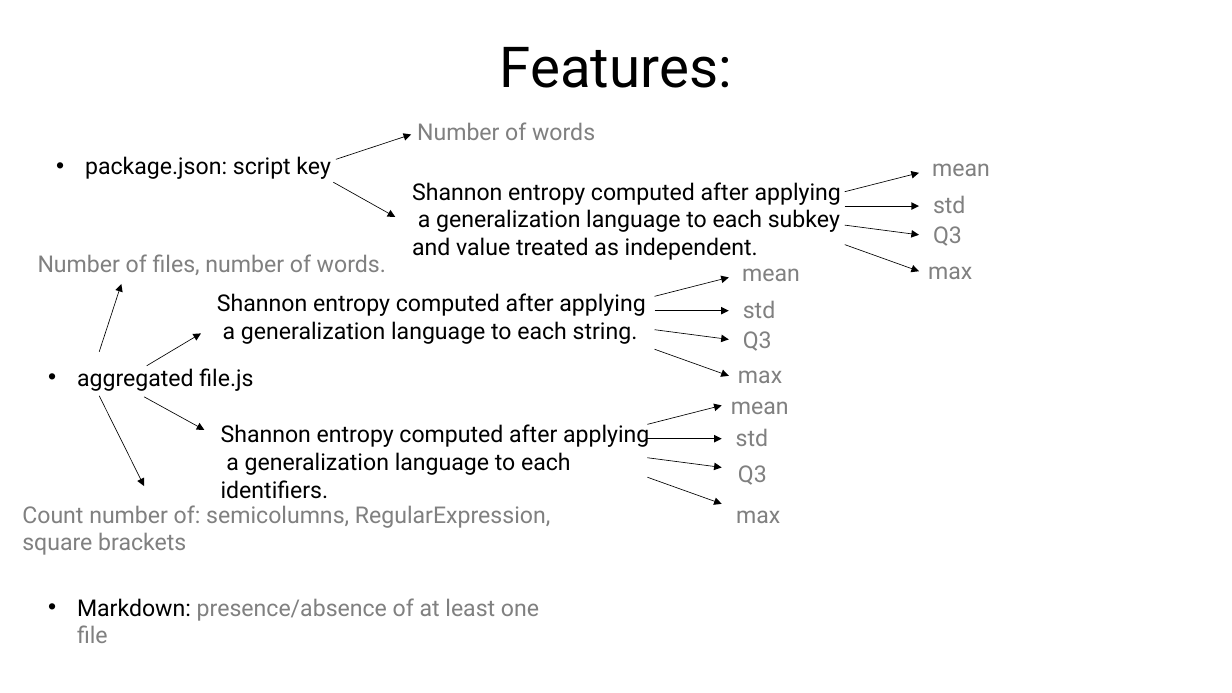
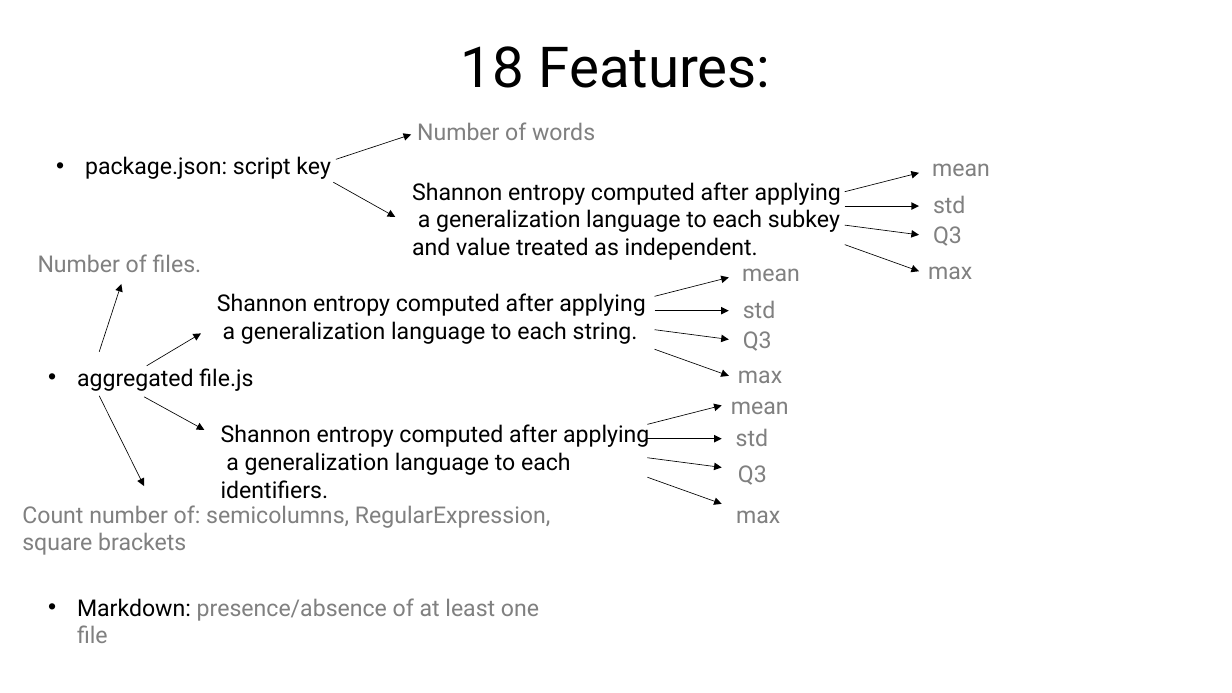
Before and after one commit to NicolaRonzoni/MLxOSA, a slide deck: slide 8 of MLxOSSA.pptx. Drawn at 1232x693 pixels with LibreOffice and Linux fonts; fonts in the diff are those of the drawing. Boxes give left, top, right and bottom in pixels: in the first picture for what was removed or moved away, otherwise in the second. Text is boxed around its words. In the diff, an @@ line names an element or a change of style, - is before the commit and + after.

```diff
--- a/MLxOSSA.pptx
+++ b/MLxOSSA.pptx
@@ title at <box>461,46,770,88</box>: text changed @@
-Features:
+18 Features:
@@ text at <box>38,254,202,272</box>: text changed @@
-Number of files, number of words.
+Number of files.
```
Also in this commit, not shown: 1 other slide changed, 1 slide added.
